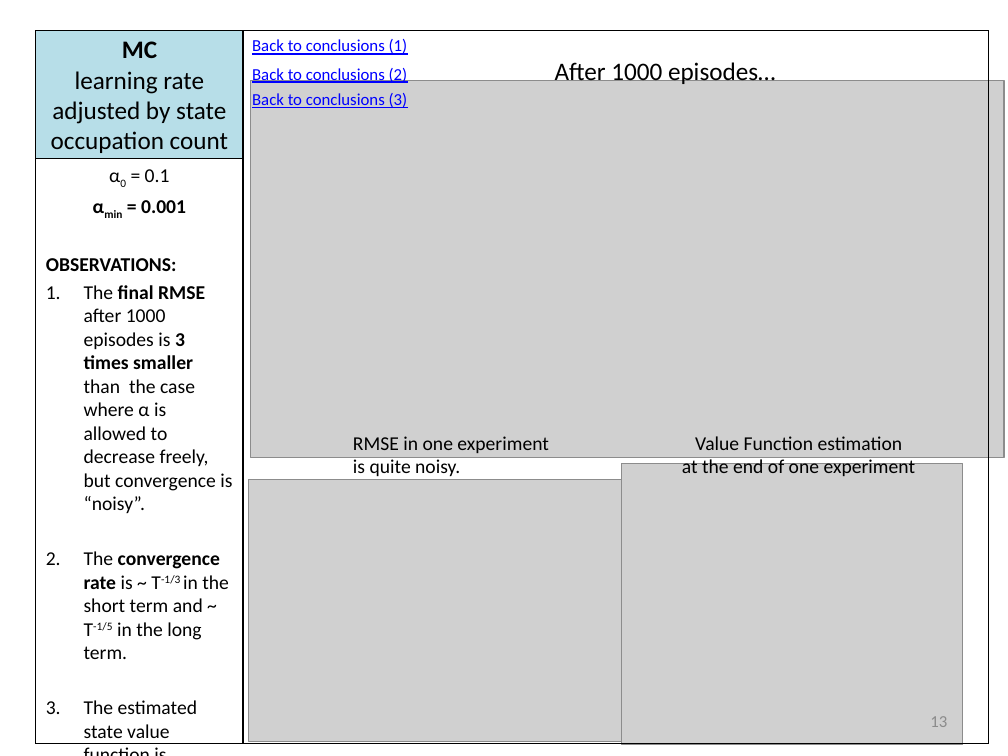
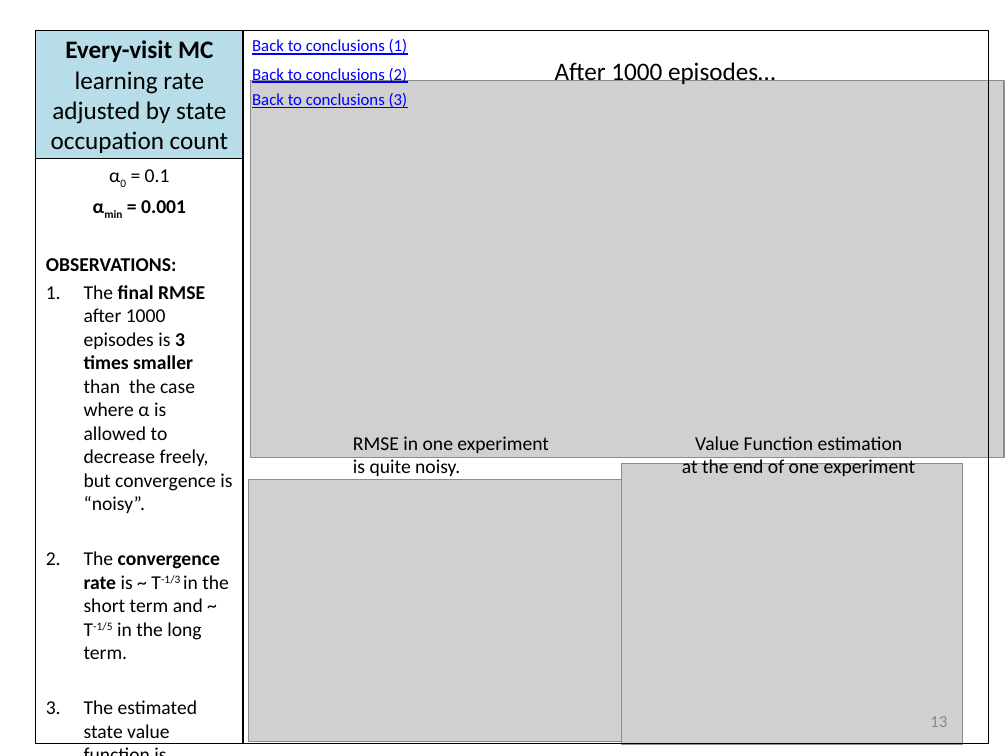
Before and after one commit to mastropi/RL, a slide deck: slide 13 of RL-001-MemoryManagement/results/202004Apr30-ResultsTDLambda&MC-1DGridworld.pptx. Drawn at 1008x756 pixels with LibreOffice and Linux fonts; fonts in the diff are those of the drawing; grey boxes stand for pictures. Boxes give left, top, right and bottom in pixels: in the first picture for what was removed or moved away, otherwise in the second. Text is boxed around its words. In the diff, an @@ line names an element or a change of style, - is before the commit and + after.

```diff
--- a/RL-001-MemoryManagement/results/202004Apr30-ResultsTDLambda&MC-1DGridworld.pptx
+++ b/RL-001-MemoryManagement/results/202004Apr30-ResultsTDLambda&MC-1DGridworld.pptx
@@ title at <box>51,40,228,153</box>: text changed @@
-MC
-learning rate adjusted by state occupation count
+Every-visit MC
+learning rate adjusted by state occupation count
```
Also in this commit, not shown: 6 other slides changed, 2 slides added, 4 other files.
